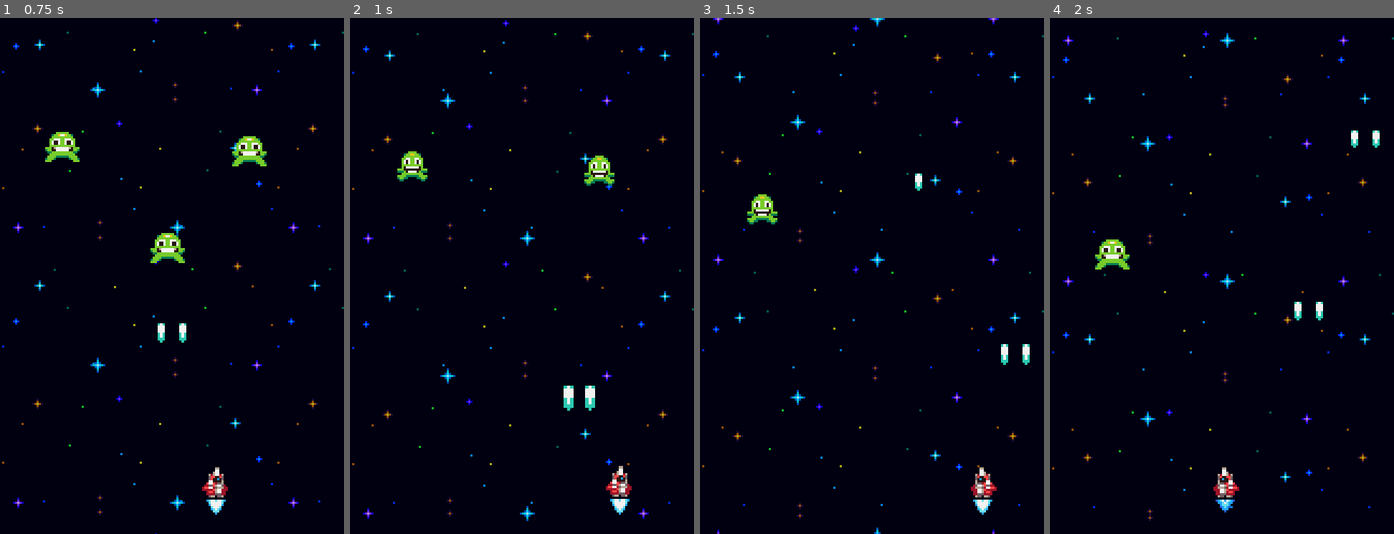
Above: before the commit, frames 1-4 (left to right).
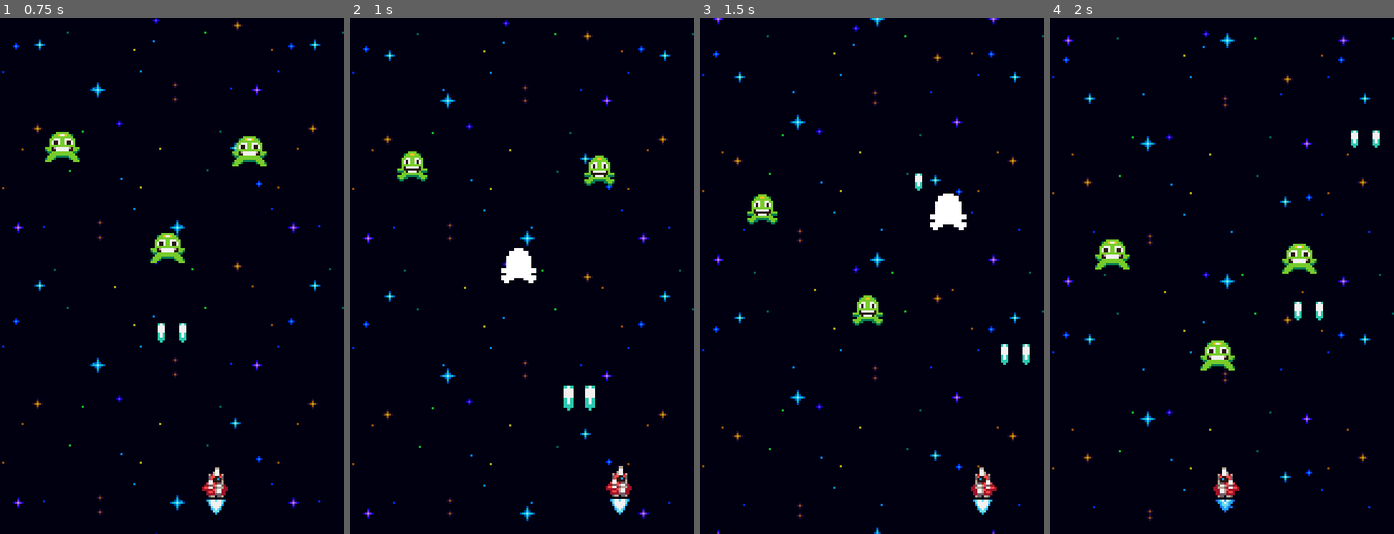
Above: after the commit, the same moments.

Repository: brunobmello25/godot-space-shooters
Game: Godot game, scene res://world/world.tscn
The game is run twice, just before and just after one commit, with the same random seed, the same clock (stepped at 60 frames per second) and the same inputs.
Inputs:
- Up to frame 1 (0.75 s): hold Right (ui_right) from 0.53 s (still down)
- Up to frame 2 (1 s): keep holding Right (ui_right)
- Up to frame 3 (1.5 s): release Right (ui_right) at 1.28 s; hold Left (ui_left) from 1.28 s (still down)
- Up to frame 4 (2 s): keep holding Left (ui_left)

Frame 1 is identical in both runs. In frame 2, 0.5% of the frame differs, in the area x 43-55%, y 44-52%; in frame 3, 0.9%, in the area x 44-78%, y 34-60%; in frame 4, 0.8%.

Commit message:
hurt component

Diff:
--- a/enemies/enemy.gd
+++ b/enemies/enemy.gd
@@ -13,5 +13,8 @@
 func _ready():
 	visible_on_screen_notifier_2d.screen_exited.connect(queue_free)
 	hurtbox_component.hurt.connect(func(_hitbox: HitboxComponent):
-		queue_free()
+		scale_component.tween_scale()
+		flash_component.flash()
+		shake_component.tween_shake()
 	)
+	stats_component.no_health.connect(queue_free)
--- a/enemies/enemy.tscn
+++ b/enemies/enemy.tscn
@@ -8,6 +8,7 @@
 [ext_resource type="Script" path="res://components/shake.gd" id="5_2no3j"]
 [ext_resource type="Script" path="res://components/hitbox.gd" id="7_850cp"]
 [ext_resource type="Script" path="res://components/hurtbox.gd" id="8_7qw73"]
+[ext_resource type="Script" path="res://components/hurt.gd" id="9_8ypvv"]
 
 [node name="Enemy" type="Node2D"]
 script = ExtResource("1_bodd2")
@@ -43,3 +44,8 @@
 collision_layer = 2
 collision_mask = 0
 script = ExtResource("8_7qw73")
+
+[node name="HurtComponent" type="Node" parent="." node_paths=PackedStringArray("stats_component", "hurtbox_component")]
+script = ExtResource("9_8ypvv")
+stats_component = NodePath("../StatsComponent")
+hurtbox_component = NodePath("../HurtboxComponent")
Not shown: 1 places in enemies/enemy.tscn that only renumber resources
